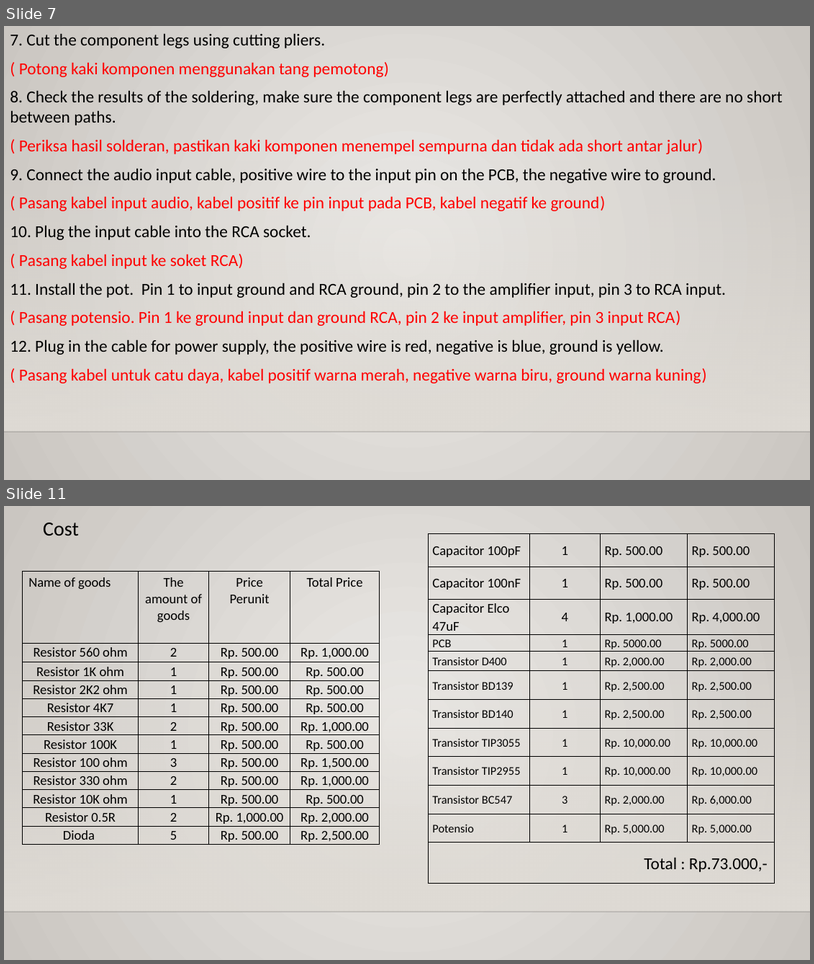
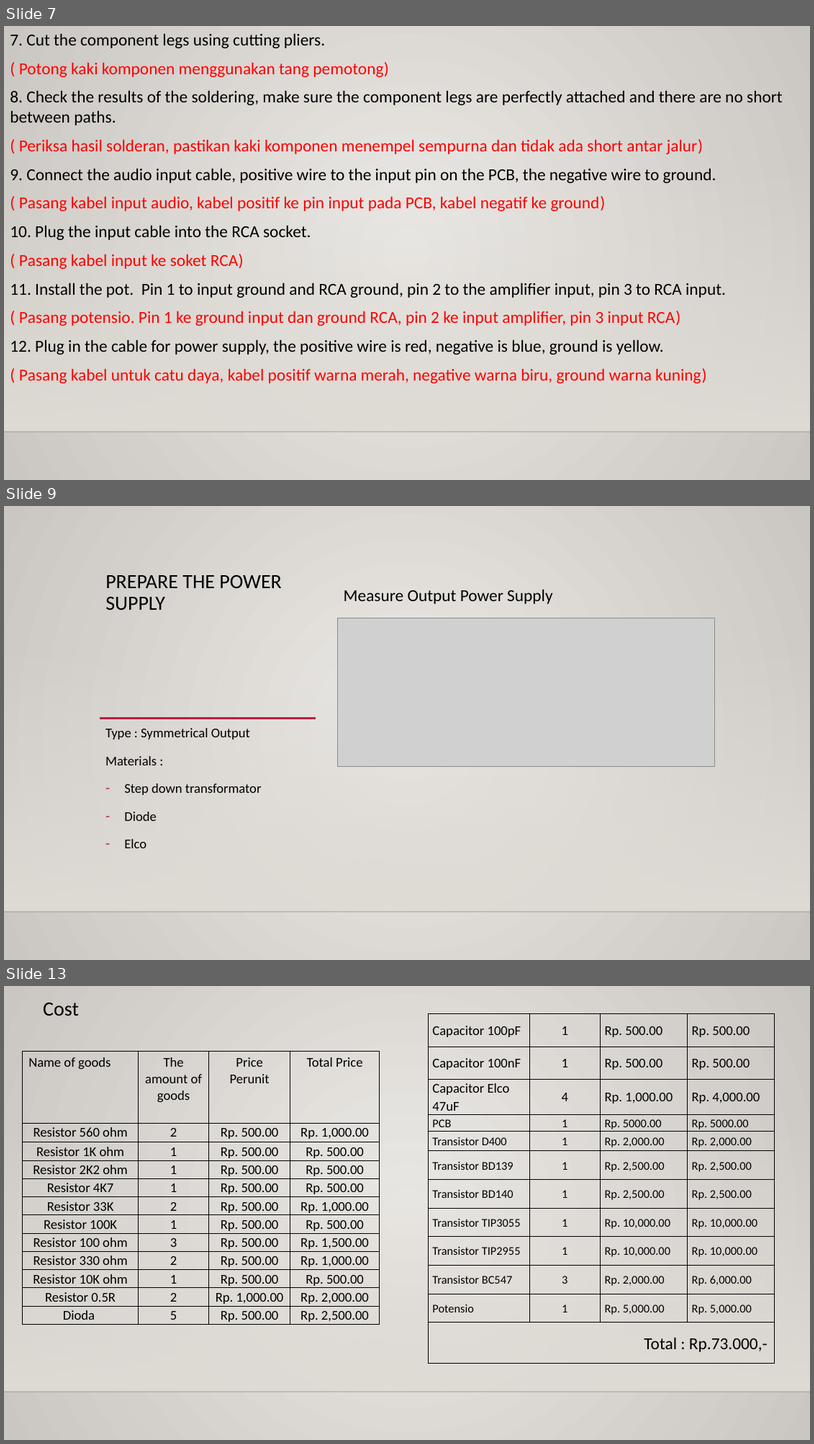
Before and after one commit to rizkywidianto12/Elektronika, a slide deck: Doc/Presentasi.pptx. Shown one above the other, each under a label of ours: slides 7 and 11 before the commit, slides 7, 9 and 13 after it; the slides between them are not shown. The pictures are 814x964 and 814x1444 pixels, drawn with LibreOffice and Linux fonts; fonts in the diff are those of the drawing; grey boxes stand for pictures; background and template pictures are left out. Boxes give left, top, right and bottom in pixels: in the first picture for what was removed or moved away, otherwise in the second. Text is boxed around its words. In the diff, an @@ line names an element or a change of style, - is before the commit and + after.

```diff
--- a/Doc/Presentasi.pptx
+++ b/Doc/Presentasi.pptx
@@ slide 9 added at box(4, 506, 810, 960), background gradient #ECEAE7 to #CAC7C1; not listed: 2 template elements that a slide beside it also shows @@
@@ title added at box(106, 575, 281, 610), 24 pt, text #000000 @@
+PREPARE THE POWER SUPPLY
@@ text added at box(344, 589, 553, 604), 20 pt, text #000000 @@
+Measure Output Power Supply
@@ picture added at box(338, 618, 715, 767) @@
@@ line added from (100, 718) to (316, 718), #B71E42 2.5 pt @@
@@ text added at box(106, 728, 262, 848), 16 pt, text #000000 @@
+Type : Symmetrical Output
+Materials :
+– Step down transformator
+– Diode
+– Elco
@@ what was slide 11 is now slide 13 @@
```
Also in this commit, not shown: 4 slides changed, 5 other slides added, 1 slide removed, 1 other file.
